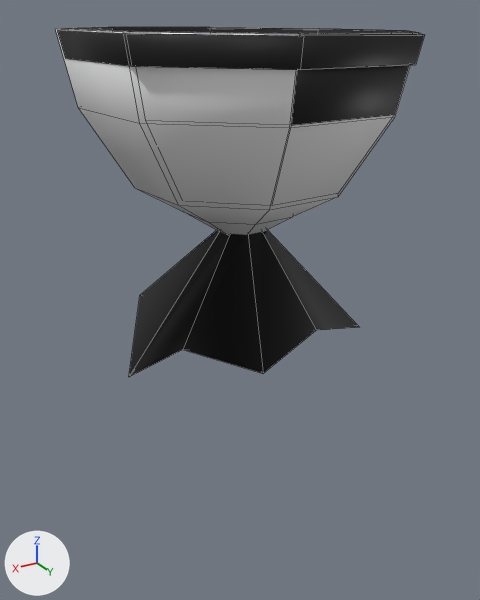
Before and after pictures for a commit that changed the FBX model Assets/Modeling/Bucks/Basket Candy .fbx.
One viewpoint serves both versions: a camera (50 mm lens) standing at (1.93, 3.17, 0.07) and looking at (-0.02, -0.08, -1.55). The lights are fixed; the arrows at lower left show +X, +Y and +Z. Mesh edges are drawn as thin lines.

The scene before the commit, as lines of its bpy script (objects in view):
```python
me_cylinder_001 = bpy.data.meshes.new('Cylinder.001')
me_cylinder_001.from_pydata(...)  # 32 vertices, 24 faces; spans x -0.9..0.89, y -0.89..0.9, z -0.15..0.0
me_cylinder_001.materials.append(mat_material)  # picture img_ball_3_png
me_cylinder_005 = bpy.data.meshes.new('Cylinder.005')
me_cylinder_005.from_pydata(...)  # 80 vertices, 74 faces; spans x -0.9..0.89, y -0.92..0.87, z -1.09..0.01
me_cylinder_064 = bpy.data.meshes.new('Cylinder.064')
me_cylinder_064.from_pydata(...)  # 97 vertices, 98 faces; spans x -0.87..0.87, y -0.87..0.88, z -1.86..0.01
me_cylinder_064.materials.append(mat_material_001)  # picture img_ball_3_png
ob_candy = bpy.data.objects.new('Candy', me_cylinder_064)
ob_candy.location = (0.0, 0.0, 0.0)
ob_collinder = bpy.data.objects.new('Collinder', me_cylinder_005)
ob_collinder.location = (0.0, 0.0, 0.0)
ob_mieng = bpy.data.objects.new('Mieng', me_cylinder_001)
ob_mieng.location = (0.0, 0.0, 0.0)
```
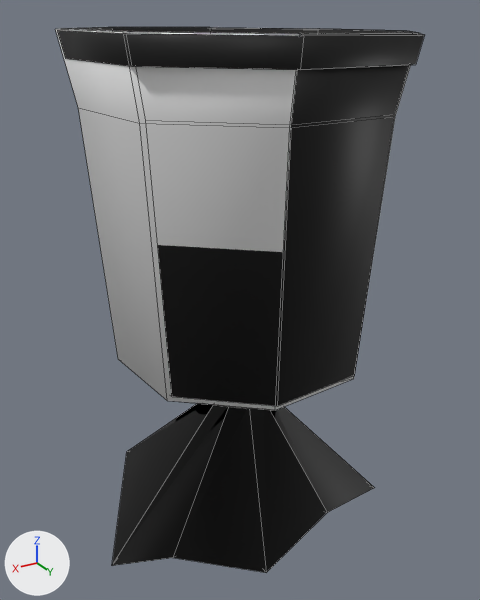
What changed in the scene script:
```text
Change me_cylinder_005:
    where me_cylinder_005.from_pydata(...)  # 80 vertices, 74 faces; spans x -0.9..0.89, y -0.92..0.87, z -1.09..0.01
    used by ob_collinder; location = (0.0, 0.0, 0.0)
    me_cylinder_005 part 1: all 48 vertices in x -0.56..0.57, y -0.59..0.55, z -1.09..-0.77 are scaled about their middle by 1.28, then moved by (0.0, 0.0, -1.08)
Change me_cylinder_064:
    where me_cylinder_064.from_pydata(...)  # 97 vertices, 98 faces; spans x -0.87..0.87, y -0.87..0.88, z -1.86..0.01
    used by ob_candy; location = (0.0, 0.0, 0.0)
    me_cylinder_064 part 2: all 65 vertices in x -0.72..0.75, y -0.83..0.56, z -1.86..-0.76 are scaled about their middle by 1.28, then moved by (0.0, -0.04, -1.18)
```

Boxes (x1, y1, x2, y2) around the edits, measured in the pictures (480 x 600 px; the box of a moved part takes in the faces that stretch with it):
'Candy', reshaped (56% taller)
    before: (67, 27, 419, 377)
    after: (67, 27, 419, 573)
'Collinder', reshaped (84% taller)
    before: (55, 27, 420, 235)
    after: (55, 27, 420, 410)
part 1 of me_cylinder_005, moved or reshaped
    before: (79, 108, 395, 235)
    after: (78, 108, 395, 410)
part 2 of me_cylinder_064, moved or reshaped
    before: (129, 114, 394, 377)
    after: (112, 114, 394, 573)
